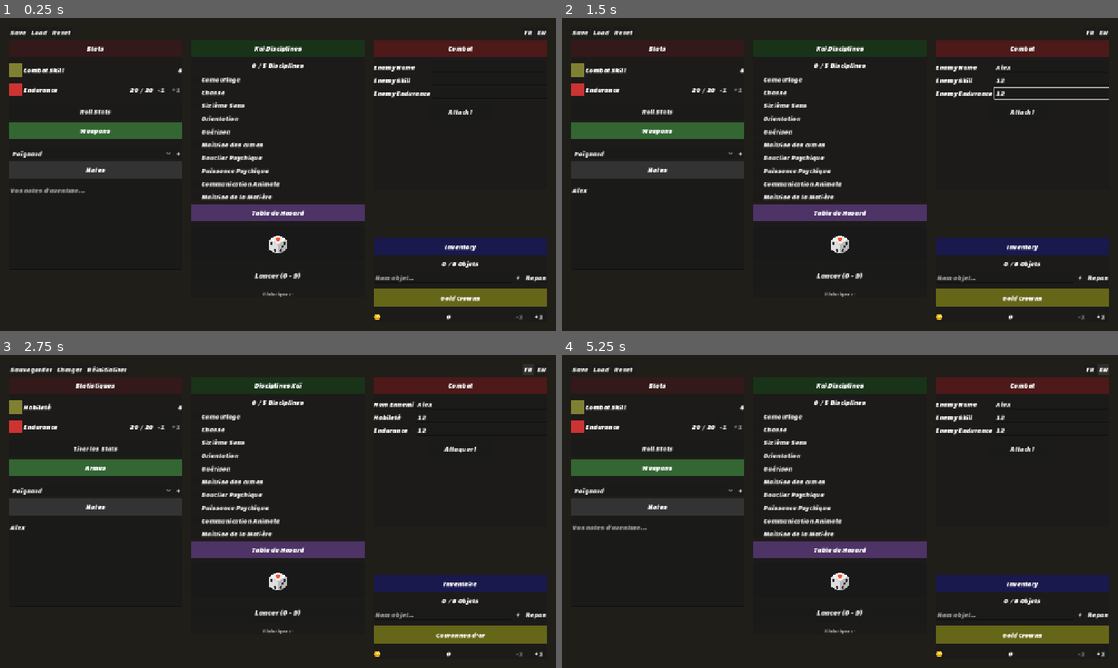
Above: before the commit, frames 1-4 (two rows, left to right).
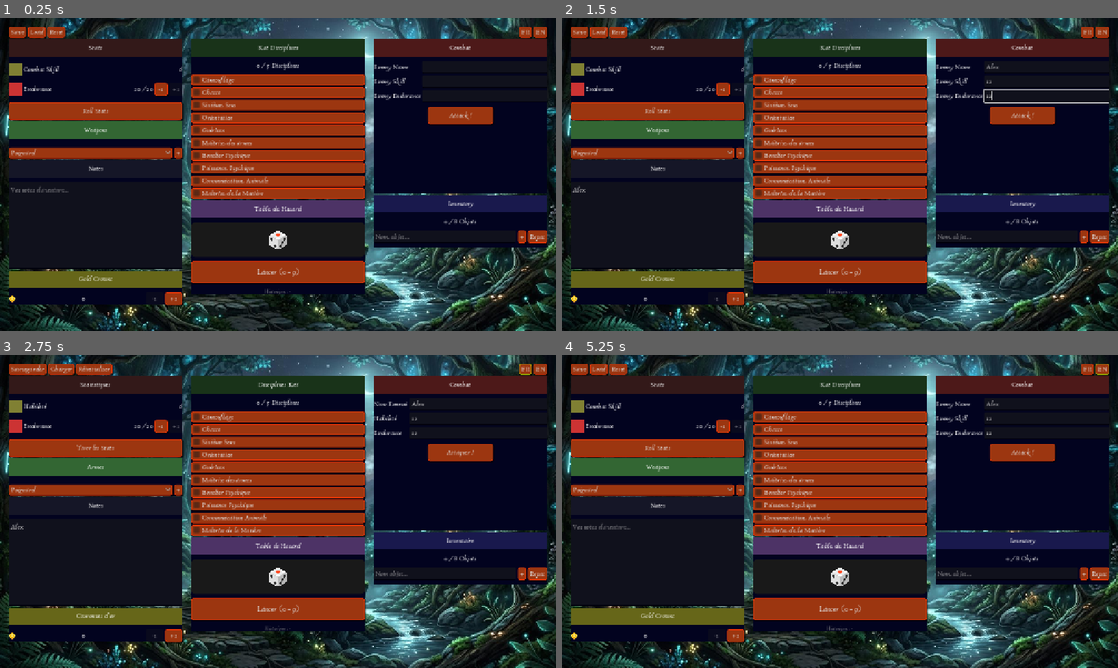
Above: after the commit, the same moments.

Repository: Pascal-Casier/LoupSolitaireApp
Game: Godot game, scene res://scenes/main/Main.tscn
Two runs of this game, one before a commit and one after it. Both use one fixed random seed, a clock stepped at 60 frames per second and the inputs below.
Inputs (mouse positions are in pixels of both pictures, inside the frame that each line leads up to):
- Up to frame 1 (0.25 s): no input
- Up to frame 2 (1.5 s): click (656, 227) at 0.52 s; type "Alex" at 0.6 s; click (1051, 68) at 0.75 s; type "Alex" at 0.83 s; click (1051, 80) at 0.98 s; type "12" at 1.07 s; click (1051, 93) at 1.27 s; type "12" at 1.35 s
- Up to frame 3 (2.75 s): click "FR" at 2 s
- Up to frame 4 (5.25 s): click "Sauvegarder" at 2.75 s; click "Charger" at 3.5 s; click "Réinitialiser" at 4.25 s; click "EN" at 5 s

The runs differ from the first frame. In frame 1, 66% of the frame differs, in the area x 0-100%, y 0-100%; in frame 2, 66%; in frame 3, 66%; in frame 4, 66%.

Commit message:
added sounds, images and theme

Diff:
--- a/project.godot
+++ b/project.godot
@@ -30,6 +30,7 @@
 
 window/size/viewport_width=1280
 window/size/viewport_height=720
+window/size/mode=2
 window/stretch/mode="canvas_items"
 window/stretch/aspect="expand"
 
--- a/scenes/main/Main.tscn
+++ b/scenes/main/Main.tscn
@@ -1,18 +1,93 @@
 [gd_scene format=3 uid="uid://mainscene123"]
 
-[ext_resource type="FontFile" uid="uid://b3jo60ffyju11" path="res://assets/fonts/ChangaOne-Italic.ttf" id="1_3km4f"]
 [ext_resource type="Script" uid="uid://cbyv464d3fnfh" path="res://scenes/main/Main.gd" id="1_main"]
+[ext_resource type="FontFile" uid="uid://dquebqrjfbc3a" path="res://assets/fonts/Anaktoria_hint.ttf" id="1_qkm1d"]
 [ext_resource type="PackedScene" uid="uid://bkvp4wrnpsefo" path="res://scenes/panels/CombatPanel/CombatPanel.tscn" id="2_nha0i"]
 [ext_resource type="PackedScene" uid="uid://statspanel1" path="res://scenes/panels/StatsPanel/StatsPanel.tscn" id="2_q24mn"]
 [ext_resource type="PackedScene" uid="uid://c18dqd7ggm0s7" path="res://scenes/panels/WeaponsPanel/WeaponsPanel.tscn" id="3_1rhdn"]
 [ext_resource type="PackedScene" uid="uid://27r2ucvir8ym" path="res://scenes/panels/DisciplinesPanel/DisciplinesPanel.tscn" id="3_gyg6b"]
+[ext_resource type="Texture2D" uid="uid://cjpvnn0mumfqf" path="res://assets/images/loup.jpg" id="3_qkm1d"]
 [ext_resource type="PackedScene" uid="uid://b3lr1jivo0fss" path="res://scenes/panels/NotesPanel/NotesPanel.tscn" id="4_ko0rf"]
 [ext_resource type="PackedScene" uid="uid://j1lb2vo16wib" path="res://scenes/panels/RandomPanel/RandomPanel.tscn" id="6_ostsq"]
 [ext_resource type="PackedScene" path="res://scenes/panels/InventoryPanel/InventoryPanel.tscn" id="6_sjxhf"]
 [ext_resource type="PackedScene" uid="uid://goldpanel12" path="res://scenes/panels/GoldPanel/GoldPanel.tscn" id="8_ostsq"]
 
+[sub_resource type="StyleBoxFlat" id="StyleBoxFlat_qkm1d"]
+content_margin_left = 5.0
+content_margin_right = 5.0
+bg_color = Color(0.6106771, 0.21377799, 0.064407356, 1)
+border_width_left = 2
+border_width_top = 2
+border_width_right = 2
+border_width_bottom = 2
+border_color = Color(0.8087462, 0.85546875, 0.0011138746, 1)
+border_blend = true
+corner_radius_top_left = 4
+corner_radius_top_right = 4
+corner_radius_bottom_right = 4
+corner_radius_bottom_left = 4
+shadow_offset = Vector2(2, 2)
+
+[sub_resource type="StyleBoxFlat" id="StyleBoxFlat_p5fgu"]
+content_margin_left = 5.0
+content_margin_right = 5.0
+bg_color = Color(0.6106771, 0.21377799, 0.064407356, 1)
+border_width_left = 2
+border_width_top = 2
+border_width_right = 2
+border_width_bottom = 2
+border_color = Color(0.8087462, 0.85546875, 0.0011138746, 1)
+border_blend = true
+corner_radius_top_left = 4
+corner_radius_top_right = 4
+corner_radius_bottom_right = 4
+corner_radius_bottom_left = 4
+shadow_size = 2
+shadow_offset = Vector2(2, 2)
+
+[sub_resource type="StyleBoxFlat" id="StyleBoxFlat_2tpxt"]
+content_margin_left = 5.0
+content_margin_right = 5.0
+bg_color = Color(0.6106771, 0.21377799, 0.064407356, 1)
+border_width_left = 2
+border_width_top = 2
+border_width_right = 2
+border_width_bottom = 2
+border_color = Color(0.93880206, 0.21828409, 0.025670368, 1)
+border_blend = true
+corner_radius_top_left = 4
+corner_radius_top_right = 4
+corner_radius_bottom_right = 4
+corner_radius_bottom_left = 4
+shadow_size = 2
+shadow_offset = Vector2(2, 2)
+
+[sub_resource type="StyleBoxFlat" id="StyleBoxFlat_jsdfw"]
+content_margin_left = 5.0
+content_margin_right = 5.0
+bg_color = Color(0.6106771, 0.21377799, 0.064407356, 1)
+border_width_left = 2
+border_width_top = 2
+border_width_right = 2
+border_width_bottom = 2
+border_color = Color(0.8087462, 0.85546875, 0.0011138746, 1)
+border_blend = true
+corner_radius_top_left = 4
+corner_radius_top_right = 4
+corner_radius_bottom_right = 4
+corner_radius_bottom_left = 4
+shadow_offset = Vector2(2, 2)
+
+[sub_resource type="StyleBoxFlat" id="StyleBoxFlat_3km4f"]
+bg_color = Color(0.010248822, 0.0145787, 0.12109375, 1)
+
 [sub_resource type="Theme" id="Theme_qkm1d"]
-default_font = ExtResource("1_3km4f")
+default_font = ExtResource("1_qkm1d")
+Button/styles/focus = SubResource("StyleBoxFlat_qkm1d")
+Button/styles/hover = SubResource("StyleBoxFlat_p5fgu")
+Button/styles/normal = SubResource("StyleBoxFlat_2tpxt")
+Button/styles/pressed = SubResource("StyleBoxFlat_jsdfw")
+PanelContainer/styles/panel = SubResource("StyleBoxFlat_3km4f")
 
 [node name="Main" type="Control" unique_id=400963715]
 layout_mode = 3
@@ -24,14 +99,18 @@
 theme = SubResource("Theme_qkm1d")
 script = ExtResource("1_main")
 
-[node name="ColorRect" type="ColorRect" parent="." unique_id=714060417]
+[node name="ColorRect" type="TextureRect" parent="." unique_id=1631583796]
 layout_mode = 1
 anchors_preset = 15
 anchor_right = 1.0
 anchor_bottom = 1.0
+offset_left = -64.0
+offset_top = -24.0
+offset_right = 90.0
+offset_bottom = 24.0
 grow_horizontal = 2
 grow_vertical = 2
-color = Color(0.12549, 0.117647, 0.098039, 1)
+texture = ExtResource("3_qkm1d")
 
 [node name="MarginContainer" type="MarginContainer" parent="." unique_id=1993325150]
 layout_mode = 1
@@ -102,6 +181,9 @@
 [node name="NotesPanel" parent="MarginContainer/VBoxContainer/ScrollContainer/ColumnsLayout/ColLeft" unique_id=1519121763 instance=ExtResource("4_ko0rf")]
 layout_mode = 2
 
+[node name="GoldPanel" parent="MarginContainer/VBoxContainer/ScrollContainer/ColumnsLayout/ColLeft" unique_id=528665474 instance=ExtResource("8_ostsq")]
+layout_mode = 2
+
 [node name="ColCenter" type="VBoxContainer" parent="MarginContainer/VBoxContainer/ScrollContainer/ColumnsLayout" unique_id=725967396]
 layout_mode = 2
 size_flags_horizontal = 3
@@ -123,8 +205,5 @@
 [node name="CombatPanel" parent="MarginContainer/VBoxContainer/ScrollContainer/ColumnsLayout/ColRight/CombatSlot" unique_id=1488117252 instance=ExtResource("2_nha0i")]
 layout_mode = 2
 
-[node name="InventoryPanel" parent="MarginContainer/VBoxContainer/ScrollContainer/ColumnsLayout/ColRight" unique_id=698765088 instance=ExtResource("6_sjxhf")]
-layout_mode = 2
-
-[node name="GoldPanel" parent="MarginContainer/VBoxContainer/ScrollContainer/ColumnsLayout/ColRight" unique_id=528665474 instance=ExtResource("8_ostsq")]
-layout_mode = 2
+[node name="InventoryPanel" parent="MarginContainer/VBoxContainer/ScrollContainer/ColumnsLayout/ColRight/CombatSlot" unique_id=698765088 instance=ExtResource("6_sjxhf")]
+layout_mode = 2
--- a/scenes/panels/NotesPanel/NotesPanel.tscn
+++ b/scenes/panels/NotesPanel/NotesPanel.tscn
@@ -1,8 +1,8 @@
-[gd_scene load_steps=2 format=3 uid="uid://notespanel123"]
+[gd_scene format=3 uid="uid://b3lr1jivo0fss"]
 
-[ext_resource type="Script" path="res://scenes/panels/NotesPanel/NotesPanel.gd" id="1_notes"]
+[ext_resource type="Script" uid="uid://d2dtefnhh1v8t" path="res://scenes/panels/NotesPanel/NotesPanel.gd" id="1_notes"]
 
-[node name="NotesPanel" type="PanelContainer"]
+[node name="NotesPanel" type="PanelContainer" unique_id=1957184988]
 anchors_preset = 15
 anchor_right = 1.0
 anchor_bottom = 1.0
@@ -10,25 +10,27 @@
 grow_vertical = 2
 script = ExtResource("1_notes")
 
-[node name="VBoxContainer" type="VBoxContainer" parent="."]
+[node name="VBoxContainer" type="VBoxContainer" parent="." unique_id=1564891924]
 layout_mode = 2
 theme_override_constants/separation = 10
 
-[node name="Header" type="ColorRect" parent="VBoxContainer"]
+[node name="Header" type="ColorRect" parent="VBoxContainer" unique_id=1586324255]
 custom_minimum_size = Vector2(0, 40)
 layout_mode = 2
-color = Color(0.2, 0.2, 0.2, 1)
+color = Color(0.2, 0.2, 0.2, 0.39215687)
 
-[node name="TitleLabel" type="Label" parent="VBoxContainer/Header"]
+[node name="TitleLabel" type="Label" parent="VBoxContainer/Header" unique_id=605923159]
 layout_mode = 1
 anchors_preset = 15
 anchor_right = 1.0
 anchor_bottom = 1.0
+grow_horizontal = 2
+grow_vertical = 2
 text = "UI_NOTES_TITLE"
 horizontal_alignment = 1
 vertical_alignment = 1
 
-[node name="TextEditNotes" type="TextEdit" parent="VBoxContainer"]
+[node name="TextEditNotes" type="TextEdit" parent="VBoxContainer" unique_id=60056429]
 custom_minimum_size = Vector2(0, 200)
 layout_mode = 2
 size_flags_vertical = 3
--- a/scripts/singletons/AudioManager.gd
+++ b/scripts/singletons/AudioManager.gd
@@ -11,8 +11,9 @@
 	ui_player = AudioStreamPlayer.new()
 	add_child(ui_player)
 
-	# Normalement on charerait les sons ici.
-	# ex: dice_player.stream = preload("res://assets/sounds/dice_roll.ogg")
+
+	dice_player.stream = preload("res://assets/sounds/d10_2.mp3")
+	ui_player.stream = preload("res://assets/sounds/UIClick_BLEEOOP_Baby_Click.ogg")
 
 func play_dice_roll() -> void:
 	if dice_player.stream:
Binary file added: assets/fonts/Anaktoria.ttf
Not shown, added: assets/fonts/Anaktoria.ttf.import
Binary file added: assets/fonts/Anaktoria_hint.ttf
Not shown, added: assets/fonts/Anaktoria_hint.ttf.import
Binary file added: assets/fonts/WartKnife.ttf
Not shown, added: assets/fonts/WartKnife.ttf.import
Binary file added: assets/images/loup.jpg
Not shown, added: assets/images/loup.jpg.import
Binary file added: assets/images/parchemin.jpg
Not shown, added: assets/images/parchemin.jpg.import
Not shown, added: assets/sounds/UIClick_BLEEOOP_Baby_Click.ogg.import
Not shown, added: assets/sounds/d10_2.mp3.import
(and 2 more such lines)
